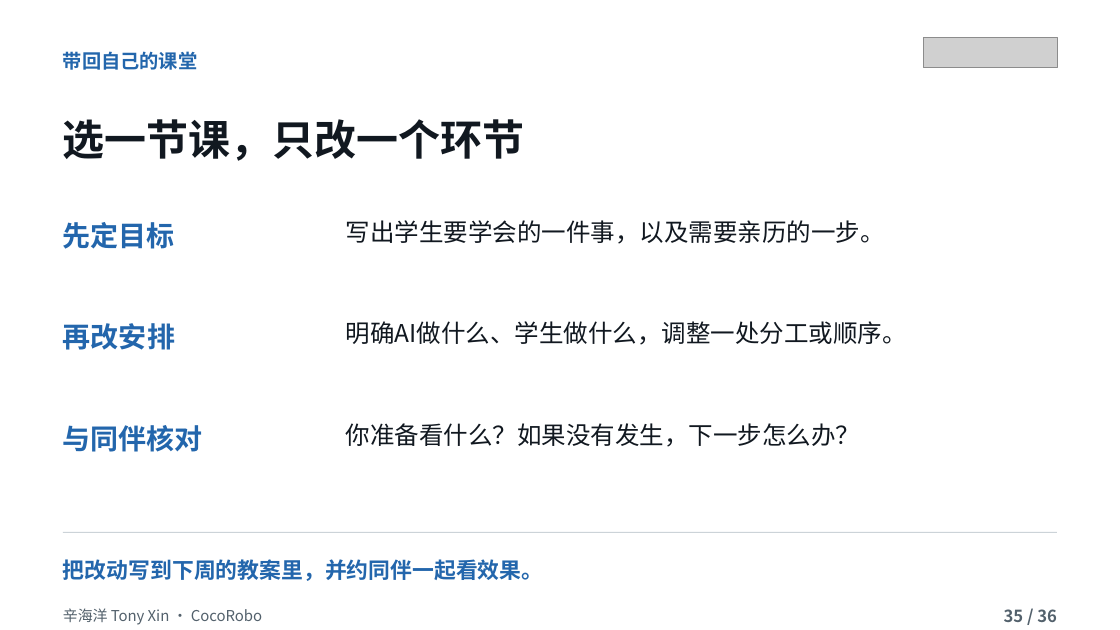
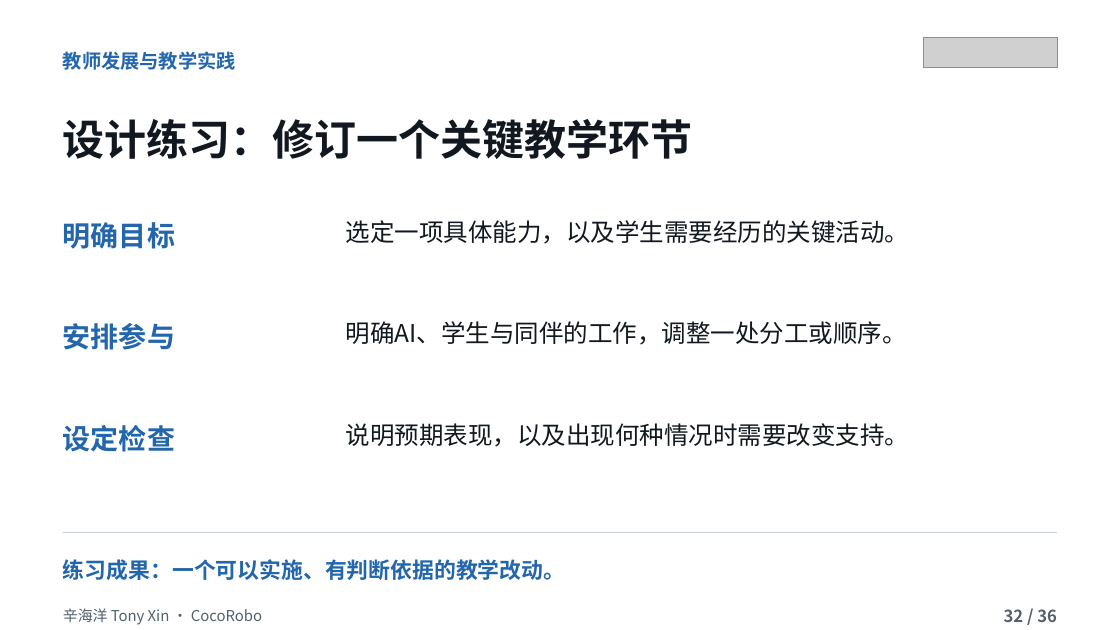
Before and after one commit to tonyxinvip/slides, a slide deck: slide 32 of education-purpose-ai-2026/downloads/AI_Education_Purpose_36slides.pptx (slide 35 before the commit). Drawn at 1120x630 pixels with LibreOffice and Linux fonts; fonts in the diff are those of the drawing; grey boxes stand for pictures. Boxes give left, top, right and bottom in pixels: in the first picture for what was removed or moved away, otherwise in the second. Text is boxed around its words. In the diff, an @@ line names an element or a change of style, - is before the commit and + after.

```diff
--- a/education-purpose-ai-2026/downloads/AI_Education_Purpose_36slides.pptx
+++ b/education-purpose-ai-2026/downloads/AI_Education_Purpose_36slides.pptx
@@ text at [63,51,236,70]: text changed @@
-带回自己的课堂
+教师发展与教学实践
@@ text at [63,119,693,159]: text changed @@
-选一节课，只改一个环节
+设计练习：修订一个关键教学环节
@@ text at [63,222,175,249]: text changed @@
-先定目标
+明确目标
@@ text at [346,220,909,244]: text changed @@
-写出学生要学会的一件事，以及需要亲历的一步。
+选定一项具体能力，以及学生需要经历的关键活动。
@@ text at [63,323,175,350]: text changed @@
-再改安排
+安排参与
@@ text at [346,321,907,345]: text changed @@
-明确AI做什么、学生做什么，调整一处分工或顺序。
+明确AI、学生与同伴的工作，调整一处分工或顺序。
@@ text at [63,425,175,452]: text changed @@
-与同伴核对
+设定检查
@@ text at [346,423,910,447]: text changed @@
-你准备看什么？如果没有发生，下一步怎么办？
+说明预期表现，以及出现何种情况时需要改变支持。
@@ text at [63,559,565,580]: text changed @@
-把改动写到下周的教案里，并约同伴一起看效果。
+练习成果：一个可以实施、有判断依据的教学改动。
@@ text at [1004,609,1057,622]: text changed @@
-35 / 36
+32 / 36
```
Also in this commit, not shown: 23 other slides changed, 12 slides added, 12 slides removed, 5 other files.
